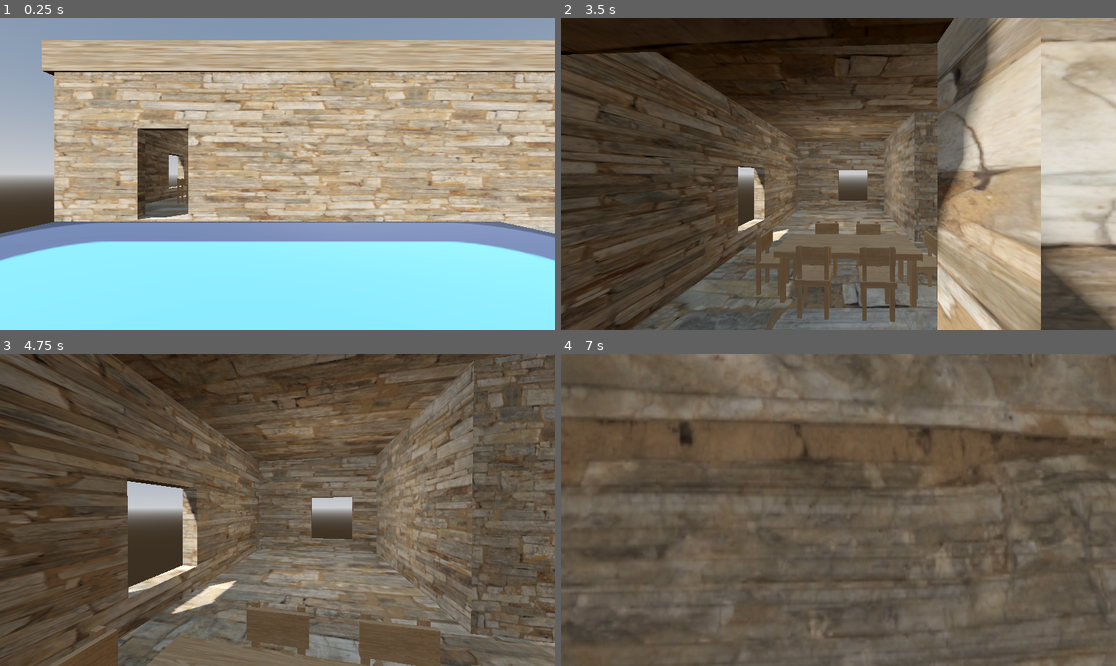
Above: before the commit, frames 1-4 (two rows, left to right).
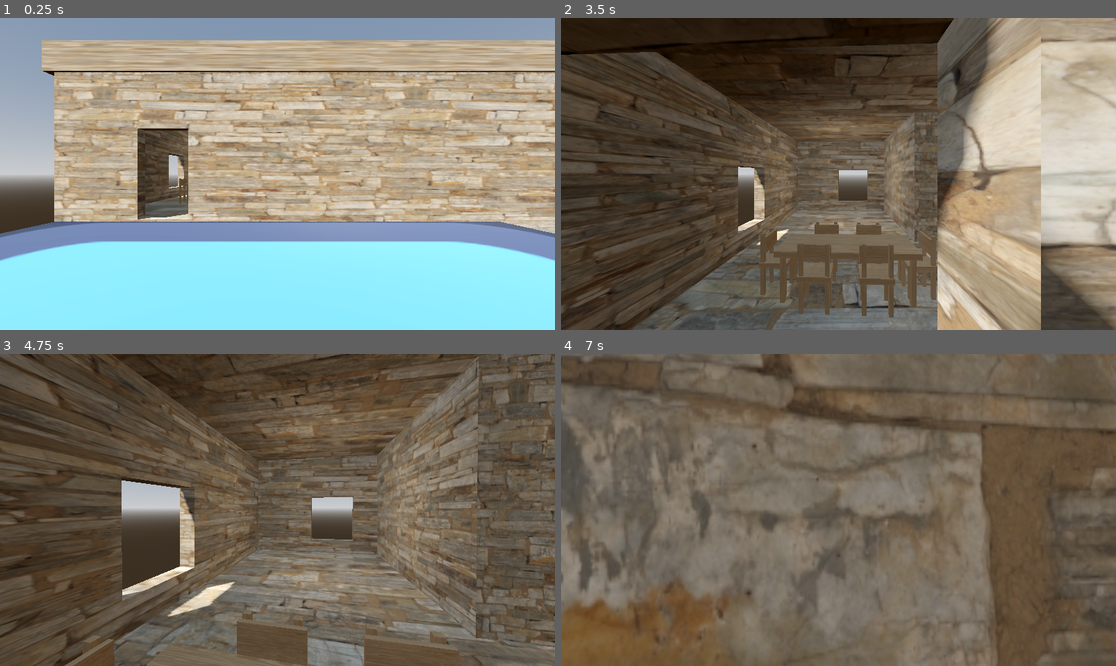
Above: after the commit, the same moments.

Repository: christiannoll/FirstPersonGame
Game: Godot game, scene res://levels/level.tscn
Two runs of this game, one before a commit and one after it. Both use one fixed random seed, a clock stepped at 60 frames per second and the inputs below. The engine's default icon, where the game draws it, is replaced by a stand-in: a white triangle on a blue panel in a dark square.
Inputs (mouse positions are in pixels of both pictures, inside the frame that each line leads up to):
- Up to frame 1 (0.25 s): no input
- Up to frame 2 (3.5 s): tap Enter at 0.5 s; move the mouse to (832, 180) at 0.52 s; hold W (forward) 0.53-2.78 s; tap Space (jump) at 0.77, 1.52, 3.02 s; move the mouse to (877, 177) at 1.27 s; move the mouse to (794, 170) at 2.02 s; move the mouse to (844, 174) at 2.77 s; hold A (left) from 2.78 s (still down)
- Up to frame 3 (4.75 s): move the mouse to (255, 503) at 3.52 s; release A (left) at 3.53 s; hold W (forward) from 3.53 s (still down); tap Space (jump) at 3.77, 4.52 s; move the mouse to (305, 510) at 4.27 s
- Up to frame 4 (7 s): move the mouse to (810, 510) at 5.02 s; move the mouse to (849, 503) at 5.77 s; release W (forward) at 5.78 s; hold D (right) 5.78-6.53 s; tap Space (jump) at 6.02, 6.77 s; move the mouse to (832, 516) at 6.52 s; hold W (forward) from 6.53 s (still down)

The runs differ from the first frame. In frame 1, less than 0.1% of the frame differs, in the area x 31-34%, y 51-60%; in frame 2, 1.2%; in frame 3, 12%; in frame 4, 44%, in the area x 0-100%, y 0-100%.

Commit message:
Moved the chairs closer to the table

Diff:
--- a/scenery/house.tscn
+++ b/scenery/house.tscn
@@ -322,19 +322,19 @@
 transform = Transform3D(2, 0, 0, 0, 2, 0, 0, 0, 2.5, 12.703395, -2.8074296, -6.0611496)
 
 [node name="chair" parent="." unique_id=229543745 instance=ExtResource("5_w7jv0")]
-transform = Transform3D(-1.3382437e-05, 0, -1.8, 0, 1.8, 0, 1.8, 0, -1.3382437e-05, 9.287848, -3.4891264, -6.1622443)
+transform = Transform3D(-1.3382437e-05, 0, -1.8, 0, 1.8, 0, 1.8, 0, -1.3382437e-05, 9.541764, -3.4891264, -6.1622443)
 
 [node name="chair2" parent="." unique_id=1208270271 instance=ExtResource("5_w7jv0")]
-transform = Transform3D(-7.86805e-08, 0, 1.8, 0, 1.8, 0, -1.8, 0, -7.86805e-08, 16.110811, -3.4891264, -6.1622443)
+transform = Transform3D(-7.86805e-08, 0, 1.8, 0, 1.8, 0, -1.8, 0, -7.86805e-08, 15.904877, -3.4891264, -6.1622443)
 
 [node name="chair3" parent="." unique_id=1025831550 instance=ExtResource("5_w7jv0")]
-transform = Transform3D(-1.8, 0, -1.57361e-07, 0, 1.8, 0, 1.57361e-07, 0, -1.8, 13.95409, -3.4891264, -7.5202036)
+transform = Transform3D(-1.8, 0, -1.57361e-07, 0, 1.8, 0, 1.57361e-07, 0, -1.8, 13.95409, -3.4891264, -7.2874317)
 
 [node name="chair4" parent="." unique_id=2060213272 instance=ExtResource("5_w7jv0")]
-transform = Transform3D(-1.8, 0, -1.57361e-07, 0, 1.8, 0, 1.57361e-07, 0, -1.8, 11.568618, -3.4891264, -7.5202036)
+transform = Transform3D(-1.8, 0, -1.57361e-07, 0, 1.8, 0, 1.57361e-07, 0, -1.8, 11.568618, -3.4891264, -7.2874317)
 
 [node name="chair5" parent="." unique_id=688043295 instance=ExtResource("5_w7jv0")]
-transform = Transform3D(1.8, 0, 0, 0, 1.8, 0, 0, 0, 1.8, 11.568618, -3.4891264, -4.6121745)
+transform = Transform3D(1.8, 0, 0, 0, 1.8, 0, 0, 0, 1.8, 11.568618, -3.4891264, -4.8619614)
 
 [node name="chair6" parent="." unique_id=765748145 instance=ExtResource("5_w7jv0")]
-transform = Transform3D(1.8, 0, 0, 0, 1.8, 0, 0, 0, 1.8, 13.815997, -3.4891264, -4.6121745)
+transform = Transform3D(1.8, 0, 0, 0, 1.8, 0, 0, 0, 1.8, 13.815997, -3.4891264, -4.8619614)
